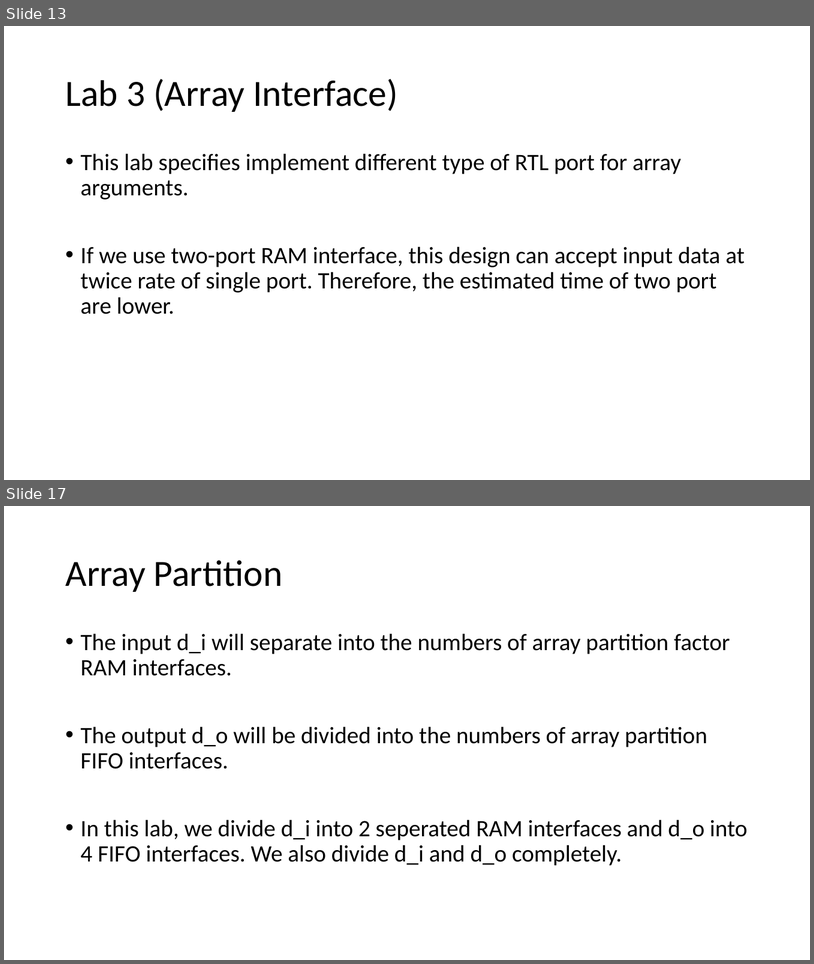
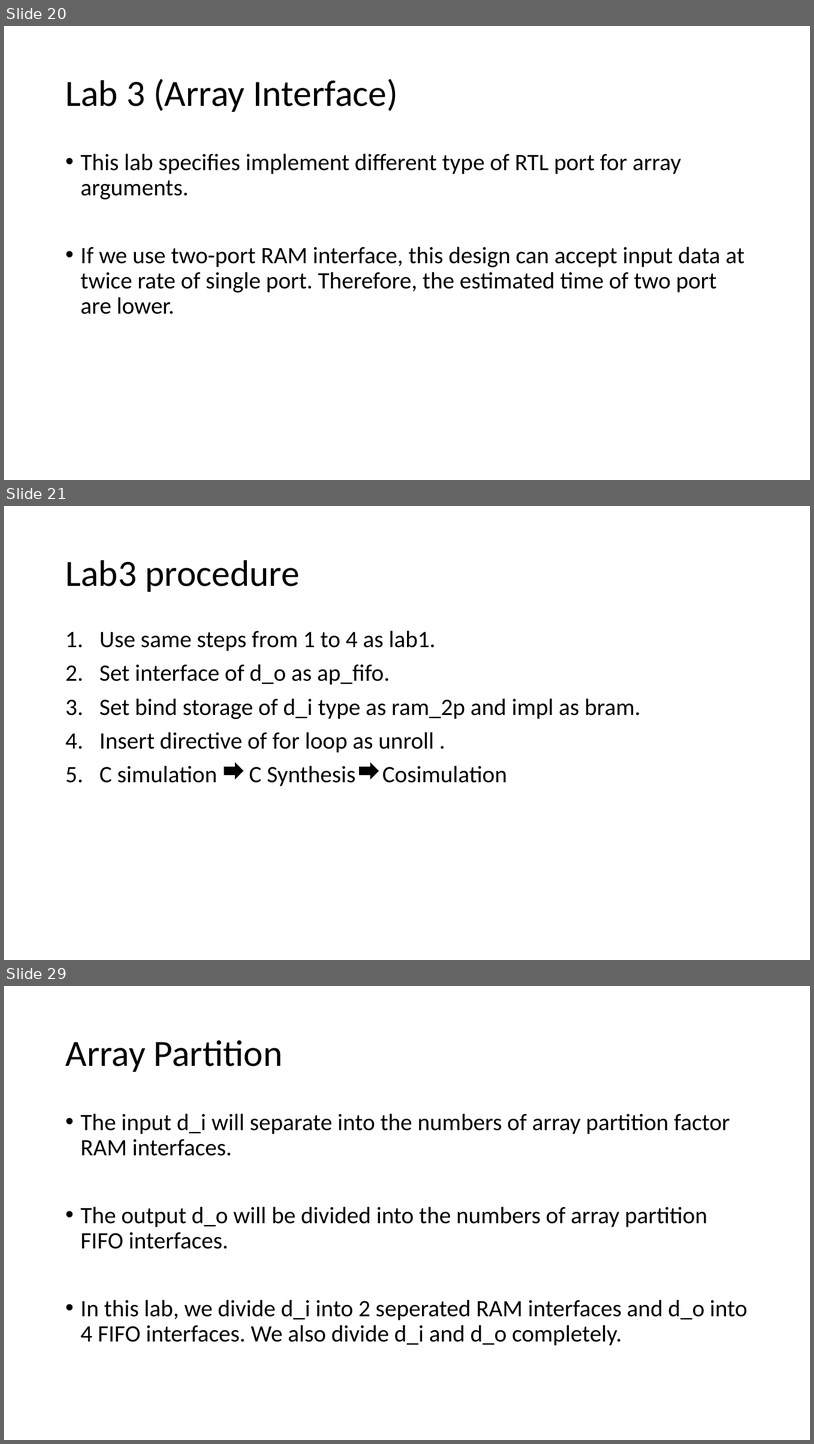
Before and after one commit to ZheChen-Bill/Interface_Synthesis, a slide deck: 111061545_labA_report.pptx. Shown one above the other, each under a label of ours: slides 13 and 17 before the commit, slides 20, 21 and 29 after it; the slides between them are not shown. The pictures are 814x964 and 814x1444 pixels, drawn with LibreOffice and Linux fonts; fonts in the diff are those of the drawing. Boxes give left, top, right and bottom in pixels: in the first picture for what was removed or moved away, otherwise in the second. Text is boxed around its words. In the diff, an @@ line names an element or a change of style, - is before the commit and + after.

```diff
--- a/111061545_labA_report.pptx
+++ b/111061545_labA_report.pptx
@@ slide 21 added at (x1=4, y1=506, x2=810, y2=960), background #FFFFFF @@
@@ title added at (x1=65, y1=560, x2=300, y2=592), 44 pt, text #000000 @@
+Lab3 procedure
@@ text added at (x1=99, y1=630, x2=641, y2=786), 28 pt, text #000000 @@
+1. Use same steps from 1 to 4 as lab1.
+2. Set interface of d_o as ap_fifo.
+3. Set bind storage of d_i type as ram_2p and impl as bram.
+4. Insert directive of for loop as unroll .
+5. C simulation C Synthesis Cosimulation
@@ right arrow added at (x1=224, y1=763, x2=243, y2=778), fill #000000, outline #000000 1 pt @@
@@ right arrow added at (x1=360, y1=763, x2=378, y2=778), fill #000000, outline #000000 1 pt @@
@@ what was slide 13 is now slide 20 @@
@@ what was slide 17 is now slide 29 @@
```
Also in this commit, not shown: 7 slides changed, 17 other slides added, 1 slide removed.
